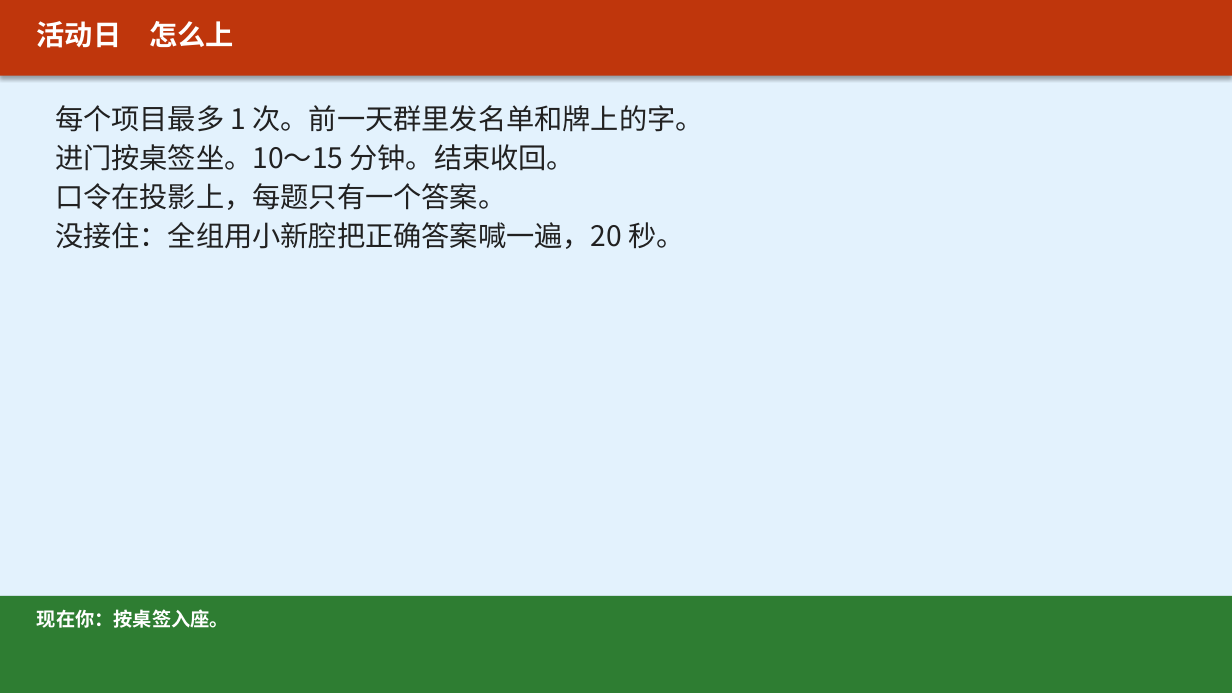
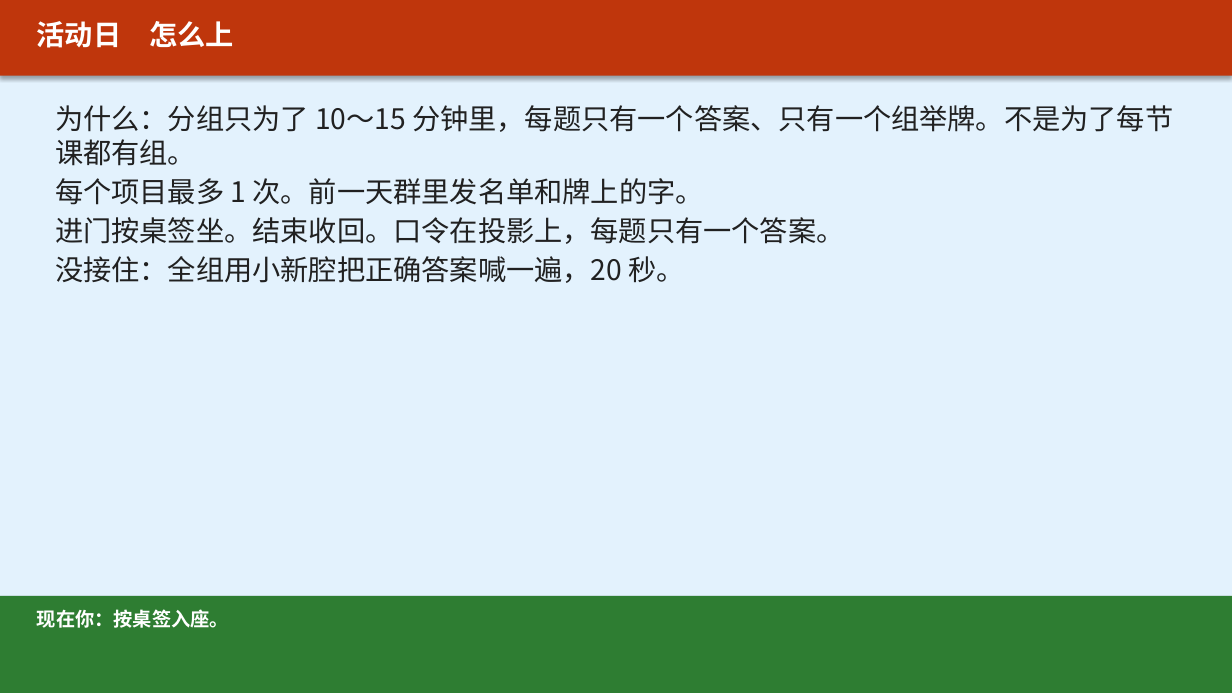
Before and after one commit to xuehui003-1/jichukuaiji, a slide deck: slide 3 of 90_通用工具_全学期复用/90-C14_课堂活动与课后任务_上课投影_v1.0_20260821.pptx. Drawn at 1232x693 pixels with LibreOffice and Linux fonts; fonts in the diff are those of the drawing. Boxes give left, top, right and bottom in pixels: in the first picture for what was removed or moved away, otherwise in the second. Text is boxed around its words. In the diff, an @@ line names an element or a change of style, - is before the commit and + after.

Commit message:
每个任务写清为了什么：图4不再把13和540乘在一起，录音放到下课前那一页

```diff
--- a/90_通用工具_全学期复用/90-C14_课堂活动与课后任务_上课投影_v1.0_20260821.pptx
+++ b/90_通用工具_全学期复用/90-C14_课堂活动与课后任务_上课投影_v1.0_20260821.pptx
@@ text at (55, 105, 1173, 166): paragraph added @@
+为什么：分组只为了 10～15 分钟里，每题只有一个答案、只有一个组举牌。不是为了每节课都有组。
@@ text at (55, 217, 844, 244): text changed @@
-进门按桌签坐。10～15 分钟。结束收回。
-口令在投影上，每题只有一个答案。
+进门按桌签坐。结束收回。口令在投影上，每题只有一个答案。
```
Also in this commit, not shown: 4 other slides changed, 7 other files.
